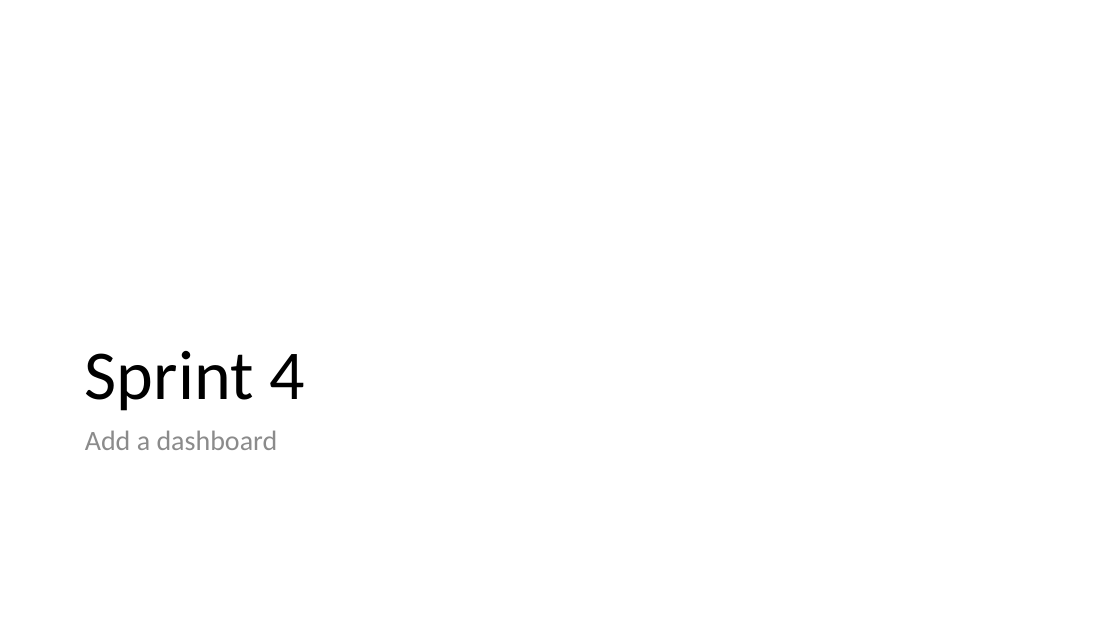
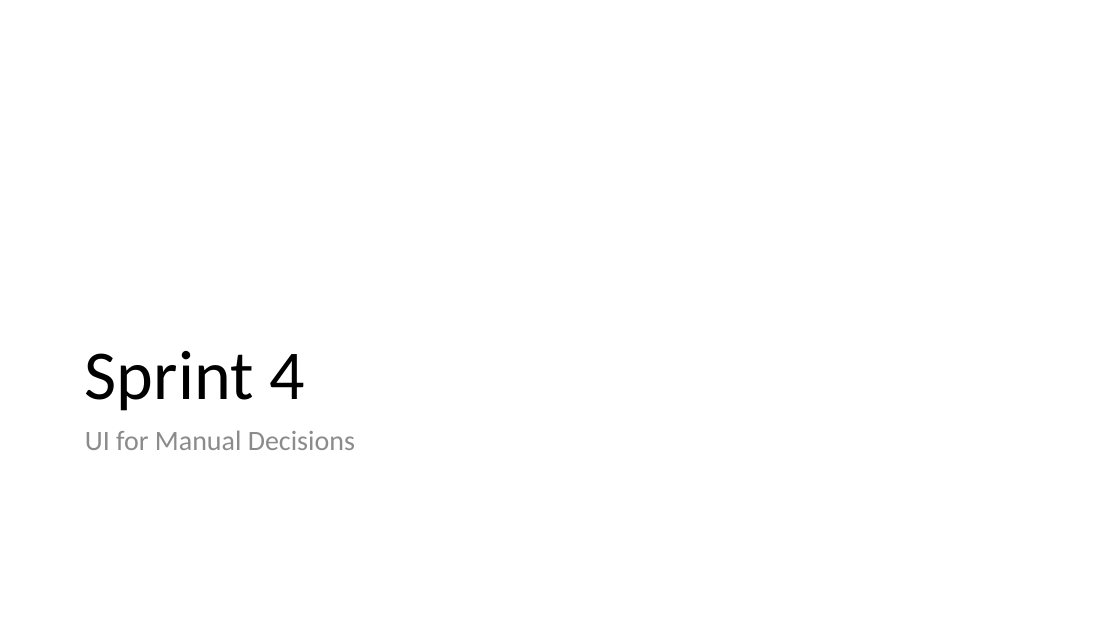
Before and after one commit to scottctr/EdaWorkshop, a slide deck: slide 29 of EventDrivenArchitectureWorkshop.pptx (slide 31 before the commit). Drawn at 1120x630 pixels with LibreOffice and Linux fonts; fonts in the diff are those of the drawing. Boxes give left, top, right and bottom in pixels: in the first picture for what was removed or moved away, otherwise in the second. Text is boxed around its words. In the diff, an @@ line names an element or a change of style, - is before the commit and + after.

```diff
--- a/EventDrivenArchitectureWorkshop.pptx
+++ b/EventDrivenArchitectureWorkshop.pptx
@@ text at box(85, 430, 355, 450): text changed @@
-Add a dashboard
+UI for Manual Decisions
```
Also in this commit, not shown: 6 other slides changed, 12 slides added, 1 other file.
